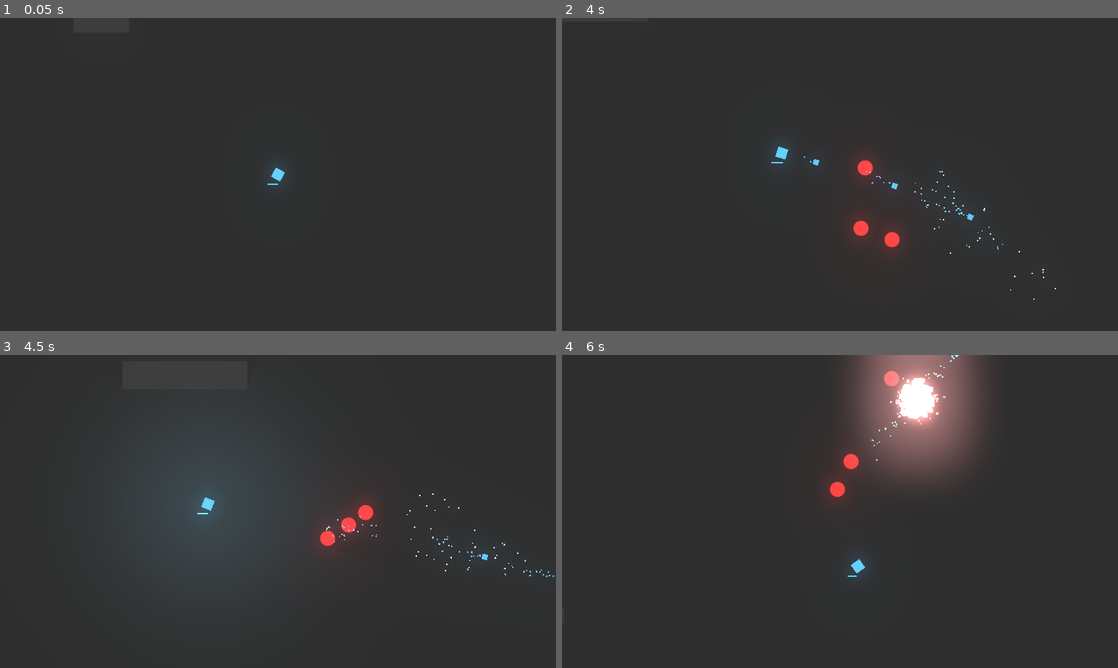
Above: before the commit, frames 1-4 (two rows, left to right).
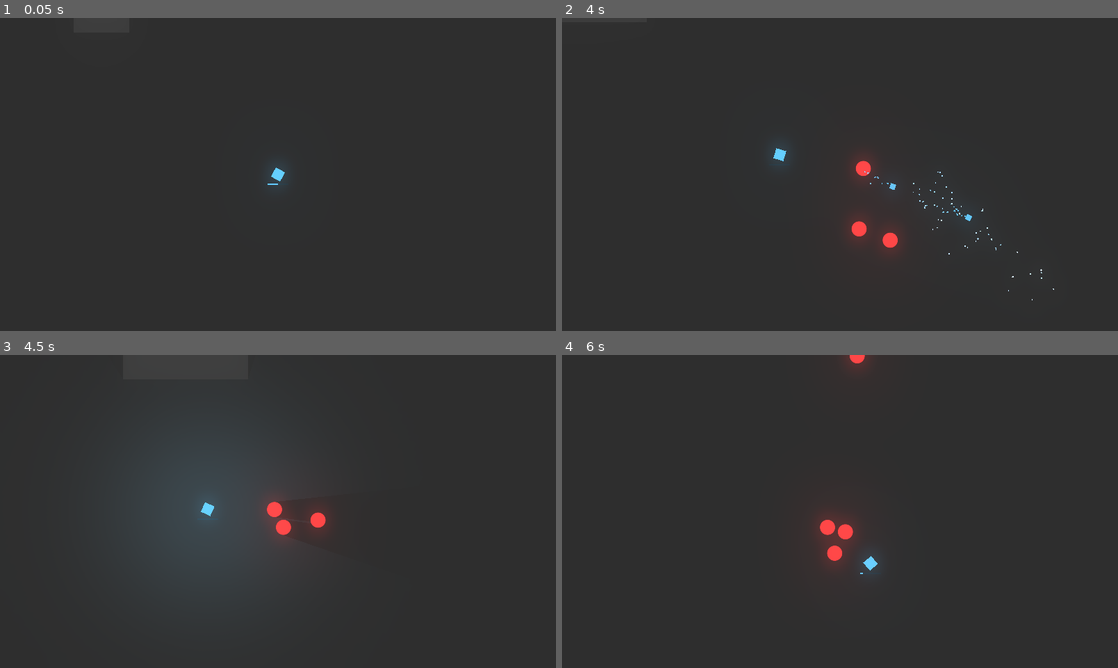
Above: after the commit, the same moments.

Repository: Talamander/unexpected-jam
Game: Godot game, scene res://Level/Arena.tscn
Same seed, same stepped clock (60 frames per second), same inputs: the game is played once before the commit and once after it. Sound files missing from this copy of the repository are replaced by a short silence.
Inputs (mouse positions are in pixels of both pictures, inside the frame that each line leads up to):
- Up to frame 1 (0.05 s): no input
- Up to frame 2 (4 s): tap Enter at 0.5 s; move the mouse to (962, 158) at 0.52 s; press the mouse at (962, 158) at 0.53 s; hold Right (ui_right) 0.53-1.28 s; move the mouse to (728, 190) at 1.27 s; release the mouse at (728, 190) at 1.28 s; hold Down (ui_down) 1.28-2.03 s; tap L (toggle_lights) at 1.35, 2.85 s; move the mouse to (895, 105) at 2.02 s; press the mouse at (895, 105) at 2.03 s; hold Right (ui_right) 2.03-2.78 s; move the mouse to (812, 237) at 2.77 s; release the mouse at (812, 237) at 2.78 s; hold Up (ui_up) 2.78-3.53 s; move the mouse to (1006, 221) at 3.52 s; press the mouse at (1006, 221) at 3.53 s; hold Left (ui_left) from 3.53 s (still down)
- Up to frame 3 (4.5 s): keep holding Left (ui_left); move the mouse to (111, 464) at 4.27 s; release the mouse at (111, 464) at 4.28 s; tap L (toggle_lights) at 4.35 s
- Up to frame 4 (6 s): move the mouse to (867, 511) at 5.02 s; release Left (ui_left) at 5.03 s; press the mouse at (867, 511) at 5.03 s; hold Down (ui_down) 5.03-5.78 s; move the mouse to (756, 433) at 5.77 s; release the mouse at (756, 433) at 5.78 s; hold Right (ui_right) from 5.78 s (still down); tap L (toggle_lights) at 5.85 s

Frame 1 is identical in both runs. In frame 2, 0.4% of the frame differs, in the area x 37-89%, y 41-91%; in frame 3, 1.6%; in frame 4, 10%, in the area x 45-76%, y 0-71%.

Commit message:
Instance Array Slicing
Basics for the 15 second interval and modifier

Diff:
--- a/Level/Arena.gd
+++ b/Level/Arena.gd
@@ -1,12 +1,20 @@
 extends Node2D
 
 var basicEnemy = preload("res://Enemies/BasicEnemy.tscn")
+var instancetimer = null
+var instancetimerlength = 3
+var instanceEffect = ["Explosive Modifier", "Teleporting Enemies", "Dashing Enemies", "Shotgun Enemies",
+"KillSwitch", "Damage Modifier"]
 
 #Stuff later
 func _ready():
 	Music.list_play()
-
-
+	instancetimer = Timer.new()
+	instancetimer.set_one_shot(false)
+	instancetimer.set_wait_time(instancetimerlength)
+	instancetimer.connect("timeout", self, "instanceEffectSlicer")
+	add_child(instancetimer)
+	instancetimer.start()
 func _on_EnemySpawnTimer_timeout():
 	var enemy_position = Vector2(rand_range(-160, 670), rand_range(-90, 390))
 
@@ -15,3 +23,7 @@
 		enemy_position = Vector2(rand_range(-160, 670), rand_range(-90, 390))
 
 	Global.instance_scene_on_main(basicEnemy, enemy_position)
+func instanceEffectSlicer():
+	instanceEffect.shuffle()
+	print(instanceEffect[0])
+	return instanceEffect[0]
--- a/Level/Arena.tscn
+++ b/Level/Arena.tscn
@@ -59,7 +59,7 @@
 tile_data = PoolIntArray( -2228336, 0, 0, -2228335, 0, 0, -2228334, 0, 0, -2228333, 0, 0, -2228332, 0, 0, -2228331, 0,  …(16733 unchanged characters)…
 
 [node name="WeaponHeatUIRT" parent="." instance=ExtResource( 3 )]
-position = Vector2( 299.546, 280 )
+position = Vector2( 299.546, 275.37 )
 scale = Vector2( 1.5, 1.5 )
 [connection signal="timeout" from="EnemySpawnTimer" to="." method="_on_EnemySpawnTimer_timeout"]
 
--- a/Player/Player.gd
+++ b/Player/Player.gd
@@ -24,7 +24,7 @@
 var timer = null
 var timer2 = null
 var overheatDelay = 2
-var weaponCoolDown = 0.1
+var weaponCoolDown = 0.6
 var can_shoot = true
 var motion = Vector2.ZERO
 var stun = false
@@ -158,8 +158,8 @@
 
 func weapon_CoolDown():
 	#Subtracts one from weaponHeating
-	weaponHeating -= 1
-	PlayerStats.currentHeat += 1
+	weaponHeating -= 2
+	PlayerStats.currentHeat += 2
 
 func fire_bullet():
 	#Instances the playerBullet scene via the Global.gd singleton.
